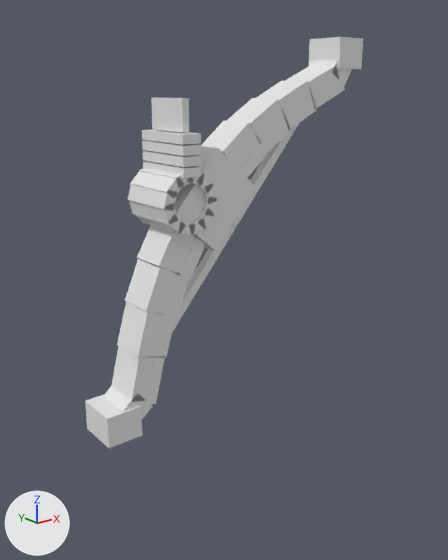
A saved change to the OBJ model src/main/resources/assets/ashbound/models/mesh/noose_bow.obj.
Rendered twice from a camera (50 mm lens) standing at (-0.521, -1.669, 0.886) and looking at (0.419, -0.494, 0.416). Arrows for +X, +Y and +Z are at lower left; the lights stay in place. The first picture is the older version. Materials are left out; every surface is plain grey. Where no turn or scale is listed for an object, it has been applied to the vertices.

Names of what the first picture shows: 'noose_bow'.
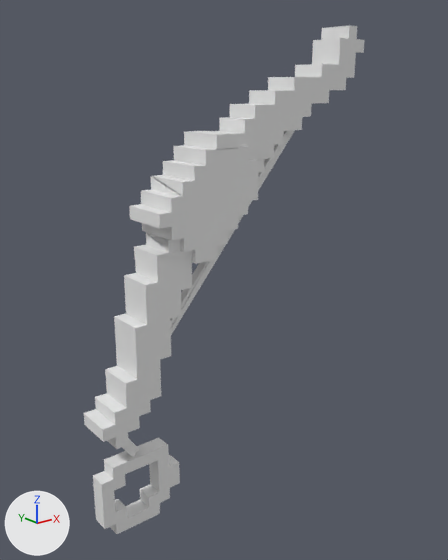
Location of each change, (x1, y1, x2, y2) in pixels of the pictures (448 x 560 px; the box of a moved part takes in the faces that stretch with it):
'noose_bow', reshaped (24% taller): before (85, 37, 363, 448); after (84, 25, 364, 534)
part 1 of me_noose_bow, added: after (84, 409, 140, 442)
part 2 of me_noose_bow, added: after (95, 393, 151, 425)
part 3 of me_noose_bow, added: after (220, 117, 302, 133)
part 4 of me_noose_bow, added: after (230, 104, 312, 119)
part 5 of me_noose_bow, added: after (249, 90, 329, 104)
part 6 of me_noose_bow, added: after (268, 77, 346, 91)
part 7 of me_noose_bow, added: after (129, 201, 248, 228)
part 8 of me_noose_bow, added: after (110, 500, 160, 534)
part 9 of me_noose_bow, added: after (140, 485, 170, 508)
part 10 of me_noose_bow, rebuilt (22% wider, 64% taller): before (111, 345, 165, 402); after (105, 314, 171, 408)
part 11 of me_noose_bow, rebuilt: before (233, 123, 299, 228); after (238, 62, 328, 224)
part 12 of me_noose_bow, rebuilt: before (125, 259, 189, 318); after (124, 245, 192, 325)
part 13 of me_noose_bow, rebuilt (not visible before): after (144, 224, 181, 253)
part 14 of me_noose_bow, rebuilt (not visible before): after (141, 160, 259, 212)
part 15 of me_noose_bow, rebuilt: before (308, 60, 352, 86); after (295, 38, 364, 78)
part 16 of me_noose_bow, deleted: before (117, 79, 345, 405)
part 17 of me_noose_bow, moved or reshaped: before (85, 121, 269, 448); after (93, 131, 274, 529)
part 18 of me_noose_bow, moved or reshaped: before (285, 37, 363, 109); after (321, 25, 357, 40)

Patch to the scene script:
```diff
--- a/src/main/resources/assets/ashbound/models/mesh/noose_bow.obj.py
+++ b/src/main/resources/assets/ashbound/models/mesh/noose_bow.obj.py
@@ me_noose_bow @@
 # used by ob_noose_bow; location = (0.0, 0.0, 0.0)
-me_noose_bow.from_pydata(...)  # 304 vertices, 456 faces; spans x 0.04..0.831, y -0.581..-0.419, z 0.107..1.003
+me_noose_bow.from_pydata(...)  # 366 vertices, 498 faces; spans x 0.031..0.844, y -0.562..-0.437, z -0.156..1.031
+# me_noose_bow part 1: a new loose piece, a box spanning x 0.031..0.125, y -0.547..-0.453, z 0.125..0.156
+# me_noose_bow part 2: a new loose piece, a box spanning x 0.062..0.156, y -0.547..-0.453, z 0.156..0.188
+# me_noose_bow part 3: a new loose piece, a box spanning x 0.438..0.625, y -0.547..-0.453, z 0.781..0.813
+# me_noose_bow part 4: a new loose piece, a box spanning x 0.469..0.656, y -0.547..-0.453, z 0.813..0.844
+# me_noose_bow part 5: a new loose piece, a box spanning x 0.531..0.719, y -0.547..-0.453, z 0.844..0.875
+# me_noose_bow part 6: a new loose piece, a box spanning x 0.594..0.781, y -0.547..-0.453, z 0.875..0.906
+# me_noose_bow part 7: a new loose piece, a box spanning x 0.188..0.438, y -0.562..-0.437, z 0.594..0.625
+# me_noose_bow part 8: a new loose piece, a box spanning x 0.062..0.188, y -0.522..-0.478, z -0.156..-0.125
+# me_noose_bow part 9: a new loose piece, a box spanning x 0.156..0.219, y -0.522..-0.478, z -0.125..-0.094
+# me_noose_bow part 10: the loose piece of 8 vertices spanning x 0.107..0.201, y -0.547..-0.453, z 0.182..0.304 is rebuilt with 20 vertices and now spans x 0.094..0.219, y -0.547..-0.453, z 0.188..0.375
+# me_noose_bow part 11: the loose piece of 8 vertices spanning x 0.425..0.81, y -0.511..-0.489, z 0.55..0.993 is rebuilt with 10 vertices and now spans x 0.422..0.824, y -0.511..-0.489, z 0.547..1.011
+# me_noose_bow part 12: the loose piece of 8 vertices spanning x 0.155..0.277, y -0.547..-0.453, z 0.373..0.501 is rebuilt with 30 vertices and now spans x 0.156..0.312, y -0.55..-0.45, z 0.375..0.531
+# me_noose_bow part 13: the loose piece of 8 vertices spanning x 0.239..0.384, y -0.547..-0.453, z 0.531..0.673 is rebuilt with 26 vertices and now spans x 0.217..0.378, y -0.55..-0.45, z 0.53..0.594
+# me_noose_bow part 14: the loose piece of 8 vertices spanning x 0.3..0.445, y -0.547..-0.453, z 0.601..0.745 is rebuilt with 22 vertices and now spans x 0.219..0.469, y -0.562..-0.437, z 0.625..0.719
+# me_noose_bow part 15: the loose piece of 8 vertices spanning x 0.725..0.828, y -0.547..-0.453, z 0.887..1.002 is rebuilt with 20 vertices and now spans x 0.688..0.844, y -0.547..-0.453, z 0.906..1.0
+# me_noose_bow part 16: 19 loose pieces with 152 vertices, spanning x 0.128..0.775, y -0.581..-0.419, z 0.174..0.903, are deleted
+# me_noose_bow part 17: 86 vertices removed from x 0.04..0.512, y -0.575..-0.425, z 0.107..0.806; 140 vertices added at x 0.031..0.531, y -0.562..-0.437, z -0.125..0.783
+# me_noose_bow part 18: 16 vertices removed from x 0.641..0.831, y -0.553..-0.447, z 0.829..1.003; 8 vertices added at x 0.781..0.812, y -0.547..-0.453, z 1.0..1.031
+# other edits to the shape of me_noose_bow do not show in these pictures
```
